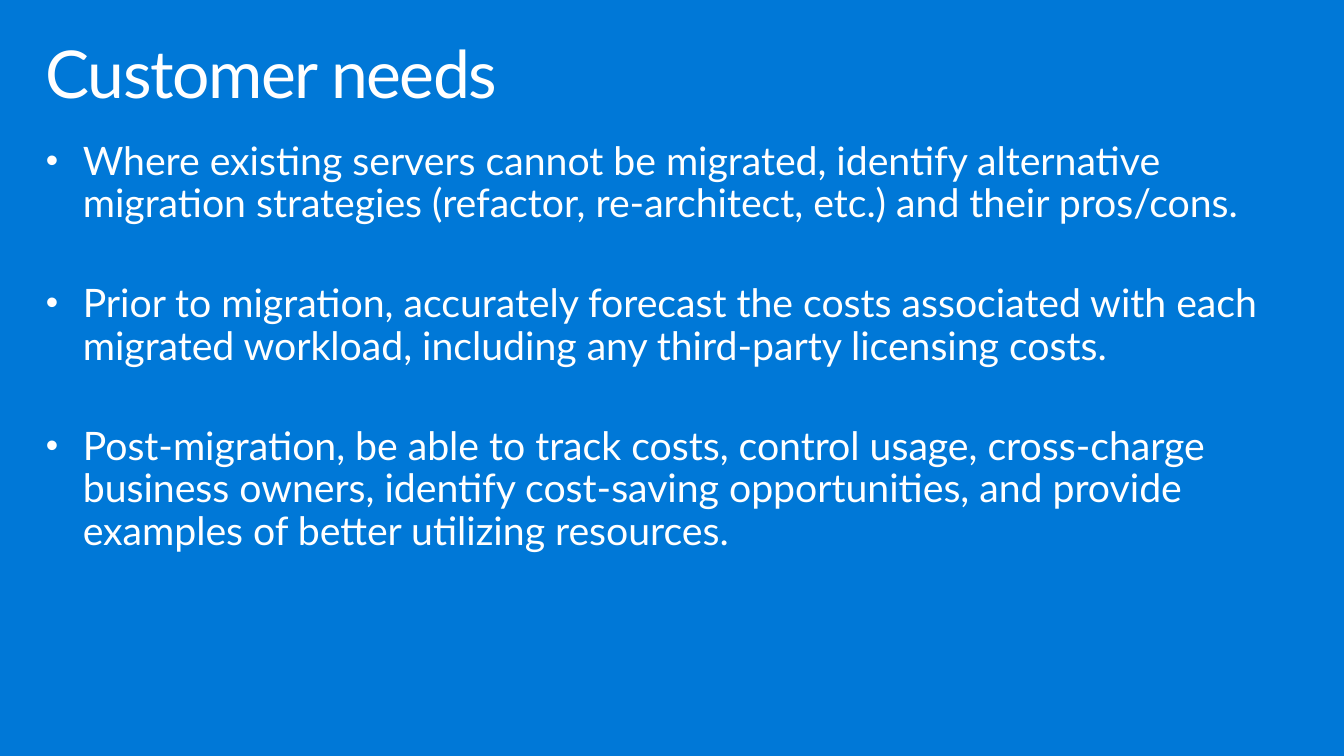
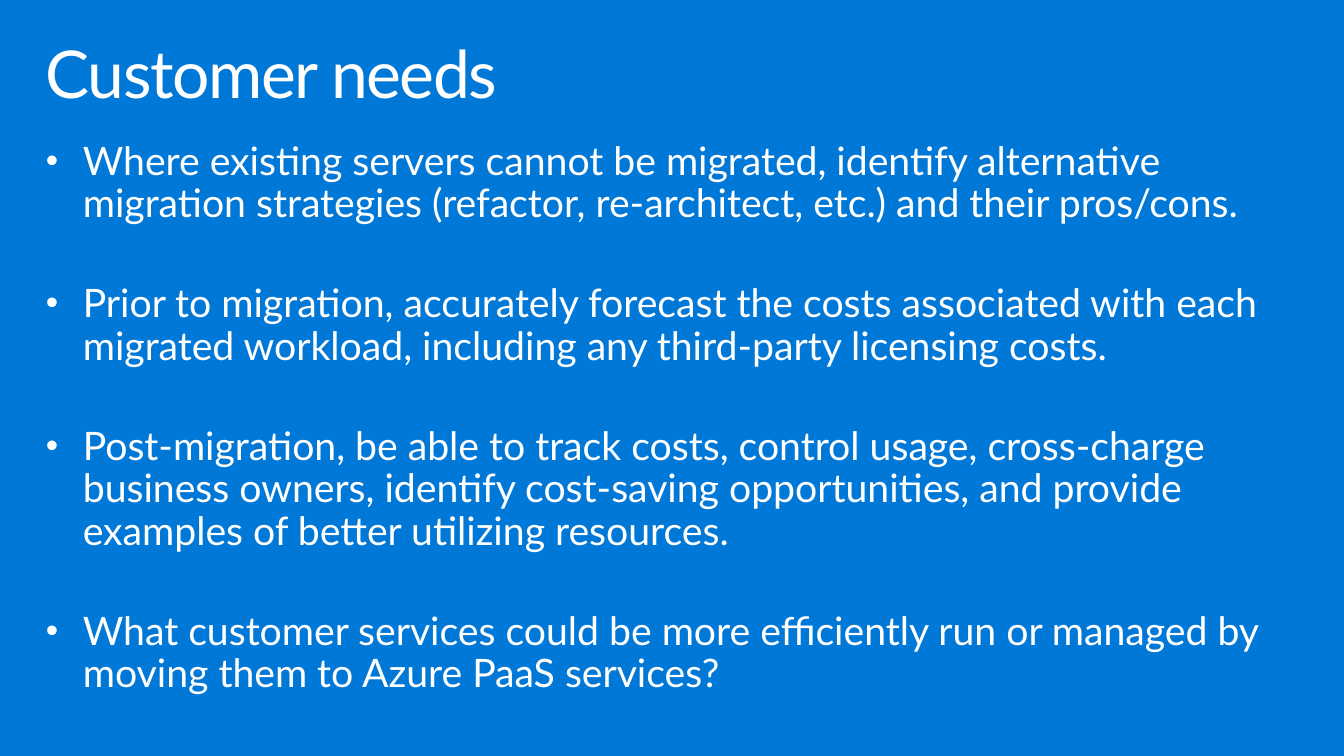
Before and after one commit to thinhnotes/MCW-Line-of-business-application-migration, a slide deck: slide 8 of Whiteboard design session/WDS trainer presentation - Line-of-business application migration.pptx. Drawn at 1344x756 pixels with LibreOffice and Linux fonts; fonts in the diff are those of the drawing. Boxes give left, top, right and bottom in pixels: in the first picture for what was removed or moved away, otherwise in the second. Text is boxed around its words. In the diff, an @@ line names an element or a change of style, - is before the commit and + after.

```diff
--- a/Whiteboard design session/WDS trainer presentation - Line-of-business application migration.pptx
+++ b/Whiteboard design session/WDS trainer presentation - Line-of-business application migration.pptx
@@ text at [83, 616, 1260, 694]: paragraph added @@
+• What customer services could be more efficiently run or managed by moving them to Azure PaaS services?
```
Also in this commit, not shown: 2 other slides changed, 1 slide removed, 1 other file.
